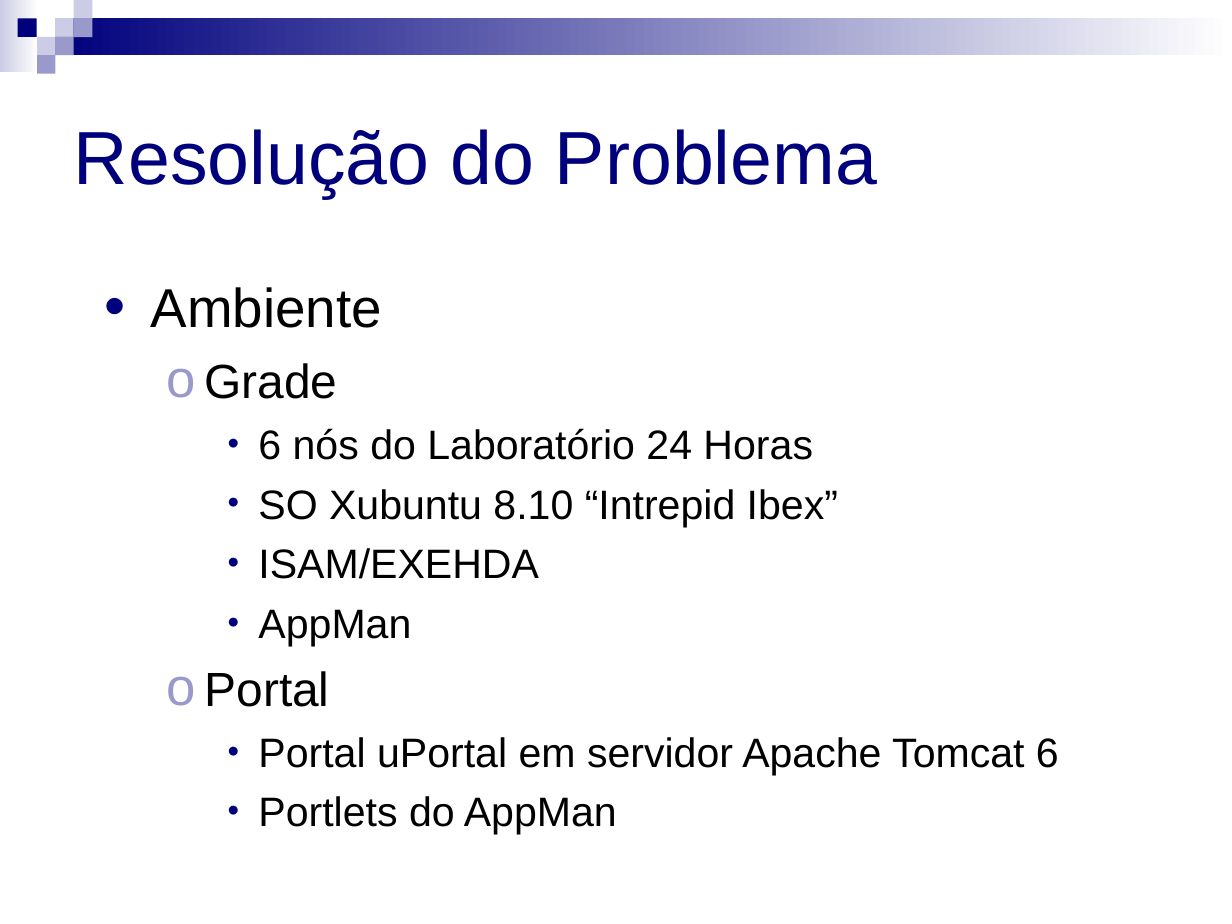
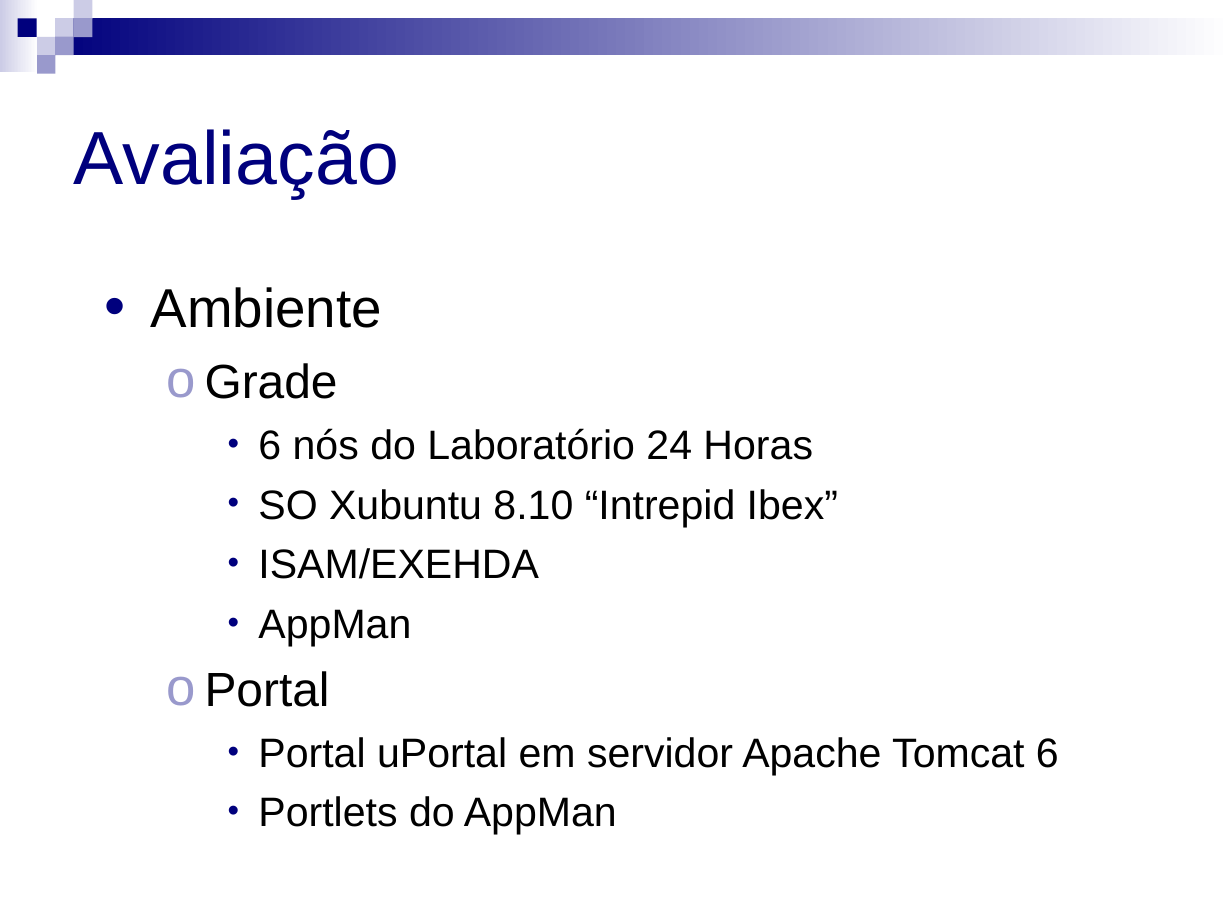
Before and after one commit to micheldavid/tcc-michel, a slide deck: slide 15 of Apresentação/Michel David da Costa - Apresentação.ppt (slide 4 before the commit). Drawn at 1232x924 pixels with LibreOffice and Linux fonts; fonts in the diff are those of the drawing. Boxes give left, top, right and bottom in pixels: in the first picture for what was removed or moved away, otherwise in the second. Text is boxed around its words. In the diff, an @@ line names an element or a change of style, - is before the commit and + after.

```diff
--- a/Apresentação/Michel David da Costa - Apresentação.ppt
+++ b/Apresentação/Michel David da Costa - Apresentação.ppt
@@ title at (74, 129, 399, 198): text changed @@
-Resolução do Problema
+Avaliação
```
Also in this commit, not shown: 11 other slides changed, 5 slides added, 1 slide removed.
